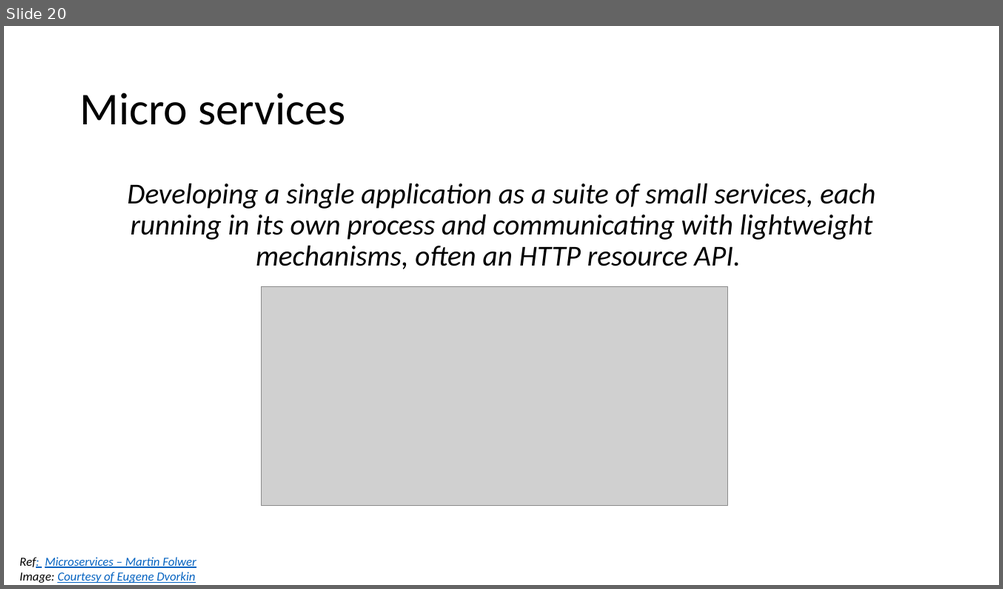
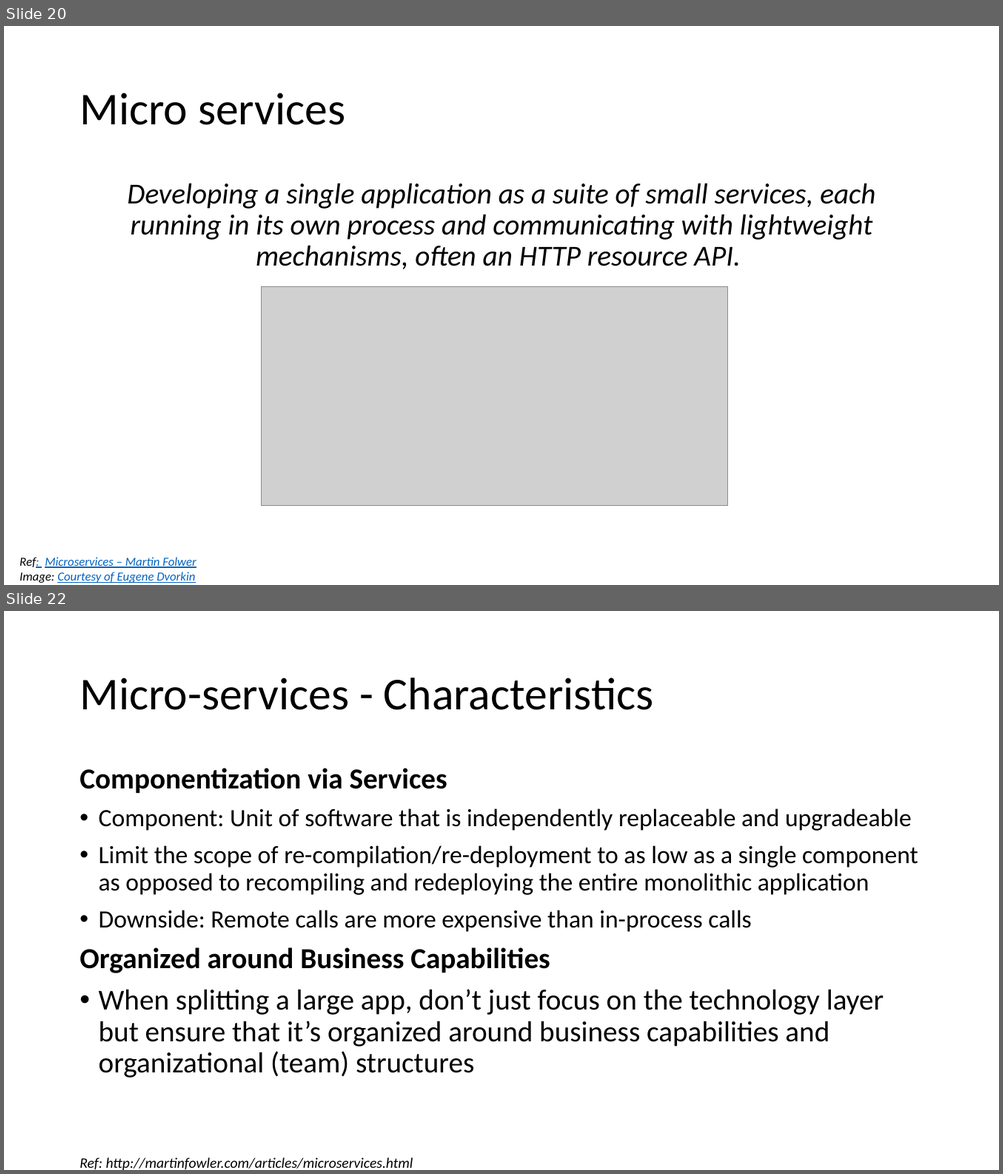
Before and after one commit to batchu/spring-boot-ujug, a slide deck: Spring Boot.pptx. Shown one above the other, each under a label of ours: slide 20 before the commit, slides 20 and 22 after it; the slides between them are not shown. The pictures are 1003x589 and 1003x1174 pixels, drawn with LibreOffice and Linux fonts; fonts in the diff are those of the drawing; grey boxes stand for pictures. Boxes give left, top, right and bottom in pixels: in the first picture for what was removed or moved away, otherwise in the second. Text is boxed around its words. In the diff, an @@ line names an element or a change of style, - is before the commit and + after.

Commit message:
Updated Microservices content

```diff
--- a/Spring Boot.pptx
+++ b/Spring Boot.pptx
@@ slide 22 added at [4,611,999,1170], background #FFFFFF @@
@@ title added at [79,678,653,710], 44 pt, text #000000 @@
+Micro-services - Characteristics
@@ text added at [79,768,918,1078], 24 pt, text #000000 @@
+Componentization via Services
+• Component: Unit of software that is independently replaceable and upgradeable
+• Limit the scope of re-compilation/re-deployment to as low as a single component as opposed to recompiling and redeploying the entire monolithic application
+• Downside: Remote calls are more expensive than in-process calls
+Organized around Business Capabilities
+• When splitting a large app, don’t just focus on the technology layer but ensure that it’s organized around business capabilities and organizational (team) structures
@@ text added at [79,1158,413,1170], 14 pt, text #000000, italic @@
+Ref: http://martinfowler.com/articles/microservices.html
```
Also in this commit, not shown: 4 slides changed, 4 other slides added.
